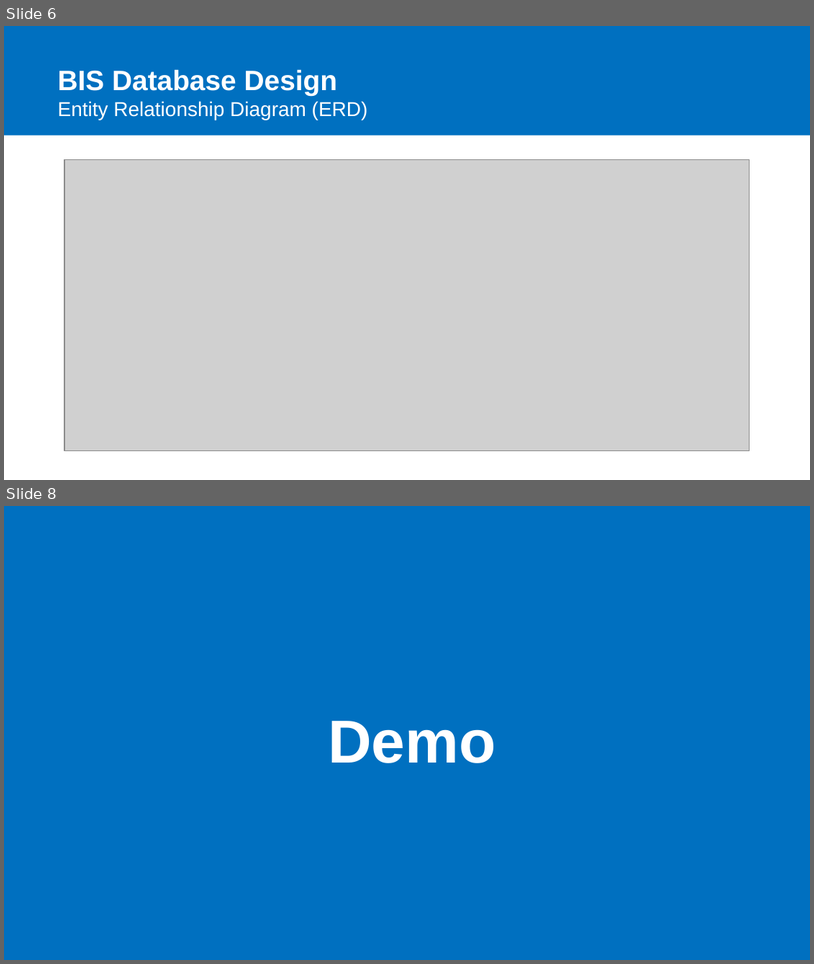
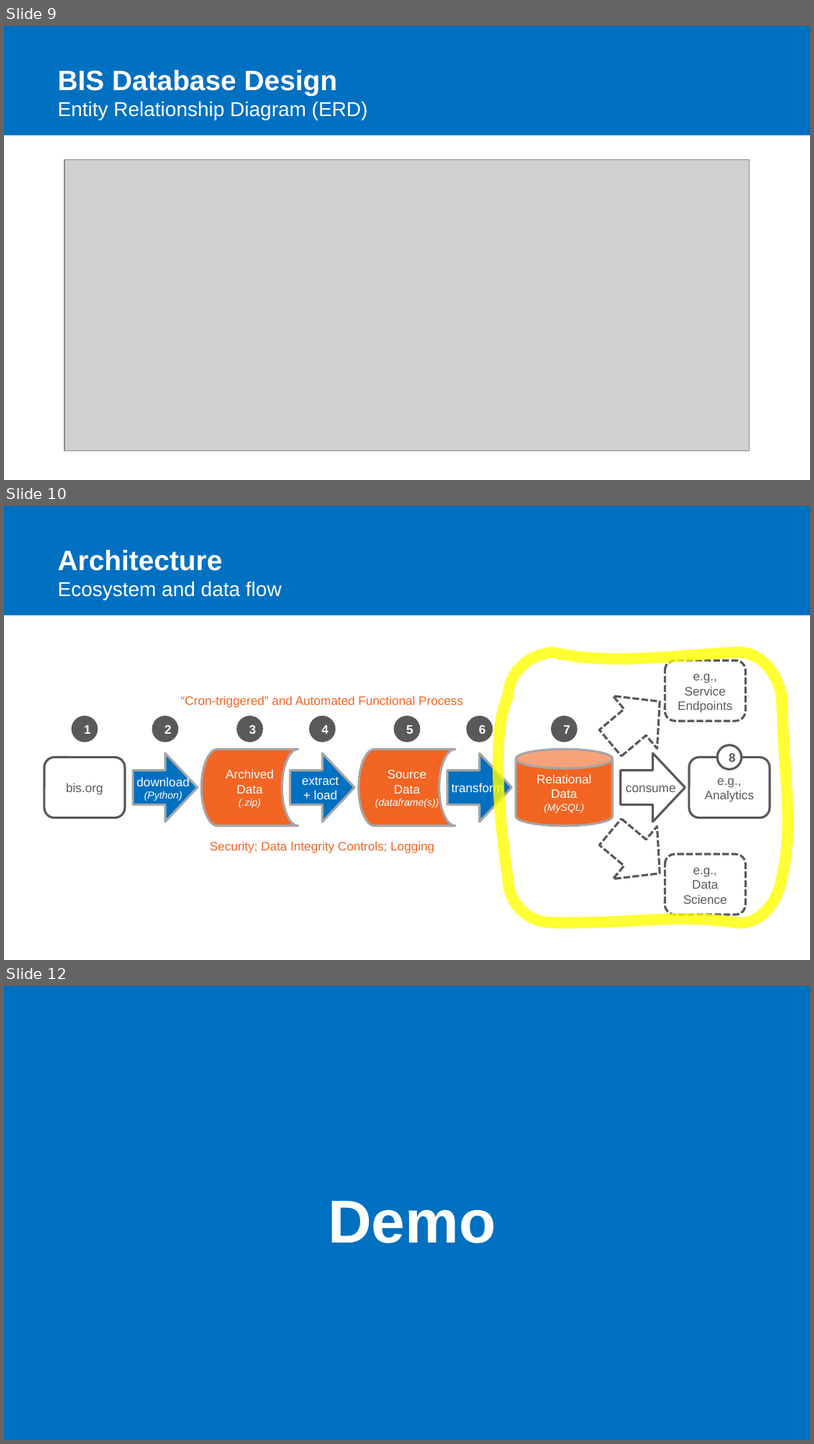
Before and after one commit to lanewhitmore/BIS_Data_Pipeline, a slide deck: docs/ADS507-Team6-Final-Project-Presentation.pptx. Shown one above the other, each under a label of ours: slides 6 and 8 before the commit, slides 9, 10 and 12 after it; the slides between them are not shown. The pictures are 814x964 and 814x1444 pixels, drawn with LibreOffice and Linux fonts; fonts in the diff are those of the drawing; grey boxes stand for pictures. Boxes give left, top, right and bottom in pixels: in the first picture for what was removed or moved away, otherwise in the second. Text is boxed around its words. In the diff, an @@ line names an element or a change of style, - is before the commit and + after.

```diff
--- a/docs/ADS507-Team6-Final-Project-Presentation.pptx
+++ b/docs/ADS507-Team6-Final-Project-Presentation.pptx
@@ slide 10 added at bbox=[4, 506, 810, 960], background #FFFFFF; not listed: 1 template element that a slide beside it also shows @@
@@ title added at bbox=[58, 549, 282, 600], 18 pt, text #FFFFFF @@
+Architecture
+Ecosystem and data flow
@@ freeform shape added at bbox=[508, 652, 782, 922], outline #FFFF00 10 pt @@
@@ text added at bbox=[181, 695, 463, 708], 11 pt, text #F26522 @@
+“Cron-triggered” and Automated Functional Process
@@ group added at bbox=[44, 716, 298, 826]: 3 ellipses, 1 flow chart online storage, 1 rounded rectangle, 1 right arrow, 1 text @@
+Archived
+Data
+(.zip)
+bis.org
+download
+(Python)
+1
+2
+3
@@ group added at bbox=[291, 716, 455, 826]: 2 ellipses, 1 flow chart online storage, 1 right arrow, 1 text @@
+Source
+Data
+(dataframe(s))
+extract
++ load
+4
+5
@@ ellipse added at bbox=[468, 716, 492, 741], fill #595959, outline #595959 2 pt, 11 pt, text #FFFFFF, bold @@
+6
@@ ellipse added at bbox=[553, 716, 576, 741], fill #595959, outline #595959 2 pt, 11 pt, text #FFFFFF, bold @@
+7
@@ right arrow added at bbox=[448, 753, 512, 821], fill #0070C0, outline #A6A6A6 2 pt @@
@@ cylinder added at bbox=[516, 749, 613, 826], fill #F26522, outline #A6A6A6 2 pt, 11 pt, text #FFFFFF @@
+Relational
+Data
+(MySQL)
@@ group added at bbox=[589, 660, 770, 914]: 3 rounded rectangles, 3 right arrows, 1 text, 1 ellipse @@
+e.g.,
+Analytics
+e.g.,
+Service
+Endpoints
+e.g.,
+Data Science
+consume
+8
@@ text added at bbox=[452, 782, 504, 795], 11 pt, text #FFFFFF @@
+transform
@@ text added at bbox=[210, 841, 435, 853], 11 pt, text #F26522 @@
+Security; Data Integrity Controls; Logging
@@ what was slide 6 is now slide 9 @@
@@ what was slide 8 is now slide 12 @@
```
Also in this commit, not shown: 2 slides changed, 3 other slides added.
